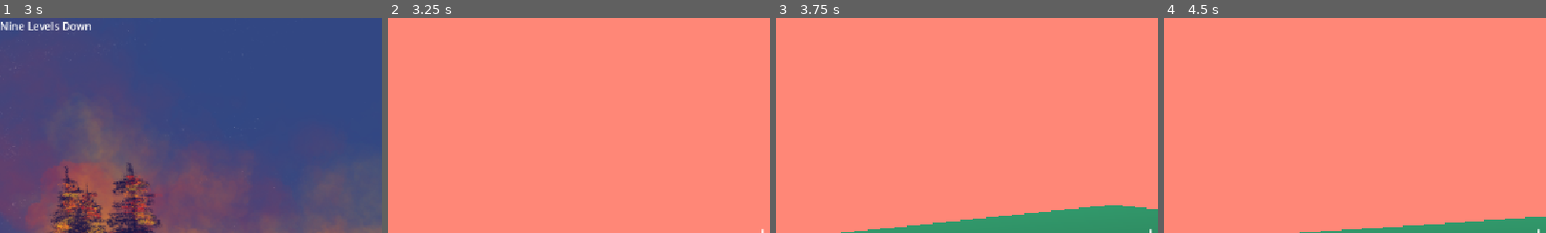
Above: before the commit, frames 1-4 (left to right).
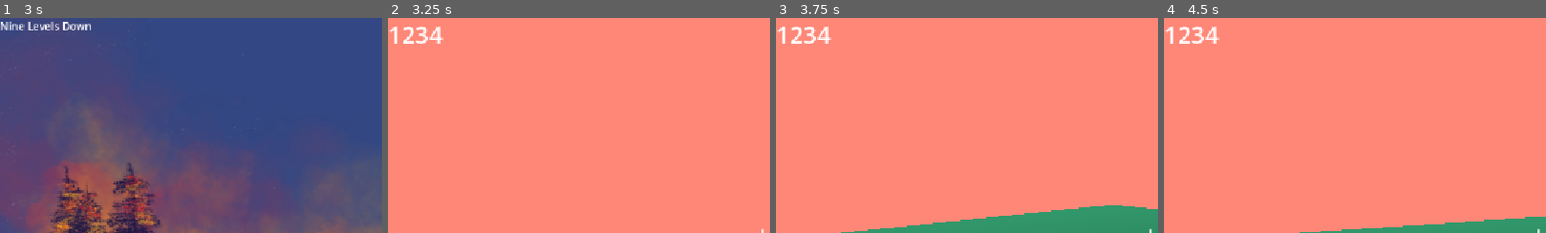
Above: after the commit, the same moments.

Repository: wangQuinn/gmtk_game_jam
Game: Godot game, scene res://minigames/intro_story/IntroScene.tscn
Same seed, same stepped clock (60 frames per second), same inputs: the game is played once before the commit and once after it.
Inputs (mouse positions are % of the whole screen's width and height, from its top left):
- Up to frame 1 (3 s): tap Enter at 0.5 s; move the mouse to (72, 45) at 0.52 s; click (72, 45) at 0.67 s; drag from (30, 55) to (45, 70) at 1.27 s; move the mouse to (60, 28) at 2.02 s; click (60, 28) at 2.17 s; tap Space at 2.75 s; drag from (45, 70) to (20, 35) at 2.77 s
- Up to frame 2 (3.25 s): no input
- Up to frame 3 (3.75 s): tap Enter at 3.5 s; move the mouse to (57, 51) at 3.52 s; click (57, 51) at 3.67 s
- Up to frame 4 (4.5 s): tap Space at 4.25 s; move the mouse to (42, 49) at 4.27 s; click (42, 49) at 4.42 s
The pictures show only the part of the screen within x 0-50%, y 0-50%; the shares and areas given below are measured in that part.

Frame 1 is identical in both runs. In frame 2, 0.5% of the frame differs, in the area x 0-15%, y 4-12%; in frame 3, 0.5%; in frame 4, 0.5%.

Commit message:
added timer and move up a level when you lose

Diff:
--- a/character.tscn
+++ b/character.tscn
@@ -52,3 +52,4 @@
 
 [node name="boom" type="AudioStreamPlayer" parent="." unique_id=592748434]
 stream = ExtResource("3_wa5vi")
+volume_db = -42.799
--- a/level_manager.gd
+++ b/level_manager.gd
@@ -2,15 +2,23 @@
 @export var minigame_container: Node3D
 @export var character: Node3D
 @export var level_label: Label
-@export var start_target: Area3D   # NEW — drag StartTarget here
-
+@export var start_target: Area3D
+@export var level_time_limit: float = 30.0 # seconds per level
+@export var timer_label: Label #timer label
 @onready var level_label2: Label = $"../HUD/LevelLabel"
+@onready var level_timer: Timer = Timer.new()
 
 var all_minigames: Array[String] = [
 	"res://minigames/fish_finder/TargetPractice.tscn",
 	"res://minigames/cavity_shooter/cavity_shooter.tscn",
 	"res://minigames/fire/fire.tscn",
 ]
+
+var minigame_times: Dictionary = {
+	"res://minigames/fish_finder/TargetPractice.tscn" : 10.0,
+	"res://minigames/cavity_shooter/cavity_shooter.tscn" : 20.0,
+	"res://minigames/fire/fire.tscn": 20.0,
+}
 
 var current_level = 10
 var queue: Array = []
@@ -22,6 +30,9 @@
 	level_label2.hide()
 
 	# nothing else happens until the sphere is shot
+	add_child(level_timer)
+	level_timer.one_shot = true
+	level_timer.timeout.connect(_on_level_timeout)
 
 func _on_start_pressed() -> void:
 	character.set_process(true)
@@ -35,11 +46,13 @@
 		queue.append(all_minigames.pick_random())
 	show_level_intro(level)
 
+func _process(_delta: float) -> void:
+	if not level_timer.is_stopped():
+		timer_label.text = "Time: %.2f" % level_timer.time_left
+
 func show_level_intro(level: int) -> void:
 	level_label2.show()
-
 	level_label2.text = "LEVEL %d" % level
-
 	var target_pos: Vector2 = level_label2.position
 	var start_pos: Vector2 = target_pos + Vector2(0,-200)
 	var end_pos: Vector2 = target_pos + Vector2(0,500)
@@ -71,6 +84,9 @@
 	var scene = load(path).instantiate()
 	minigame_container.add_child(scene)
 	character.hold_mode = (path == "res://minigames/fire/fire.tscn")
+	var time_for_level = minigame_times.get(path, level_time_limit)
+	level_timer.start(time_for_level)
+	timer_label.show()
 	if character.has_signal("target_hit") and scene.has_method("_on_target_hit"):
 		character.target_hit.connect(scene._on_target_hit)
 	scene.minigame_finished.connect(_on_minigame_finished.bind(scene))
@@ -79,6 +95,8 @@
 	scene.start_minigame()
 
 func _on_minigame_finished(minigame_node: Node) -> void:
+	timer_label.hide()
+	level_timer.stop()
 	minigame_node.queue_free()
 	_load_next_minigame()
 
@@ -89,6 +107,16 @@
 	else:
 		print("Game complete!")
 
+func _on_level_timeout() -> void:
+	timer_label.hide()
+	print("YOU LOOSE.")
+	queue.clear()
+	for child in minigame_container.get_children():
+		child.queue_free()
+	current_level = min(current_level + 1, 10)
+	start_level(current_level)
+
+
 func _input(event):
 	if event.is_action_pressed("ui_cancel"):
 		get_tree().quit()
--- a/main.tscn
+++ b/main.tscn
@@ -432,13 +432,20 @@
 theme_override_font_sizes/font_size = 84
 text = "LEVEL"
 
+[node name="timer" type="Label" parent="HUD" unique_id=671100571]
+offset_right = 40.0
+offset_bottom = 23.0
+theme_override_font_sizes/font_size = 36
+text = "1234"
+
 [node name="MinigameContainer" type="Node3D" parent="." unique_id=1563790441]
 
-[node name="LevelManager" type="Node" parent="." unique_id=344320842 node_paths=PackedStringArray("minigame_container", "character", "level_label", "start_target")]
+[node name="LevelManager" type="Node" parent="." unique_id=344320842 node_paths=PackedStringArray("minigame_container", "character", "level_label", "start_target", "timer_label")]
 script = ExtResource("3_h2yge")
 minigame_container = NodePath("../MinigameContainer")
 character = NodePath("../character")
 level_label = NodePath("../HUD/Label2")
 start_target = NodePath("../Target")
+timer_label = NodePath("../HUD/timer")
 
 [node name="Target" parent="." unique_id=779861654 instance=ExtResource("3_1bvp3")]
